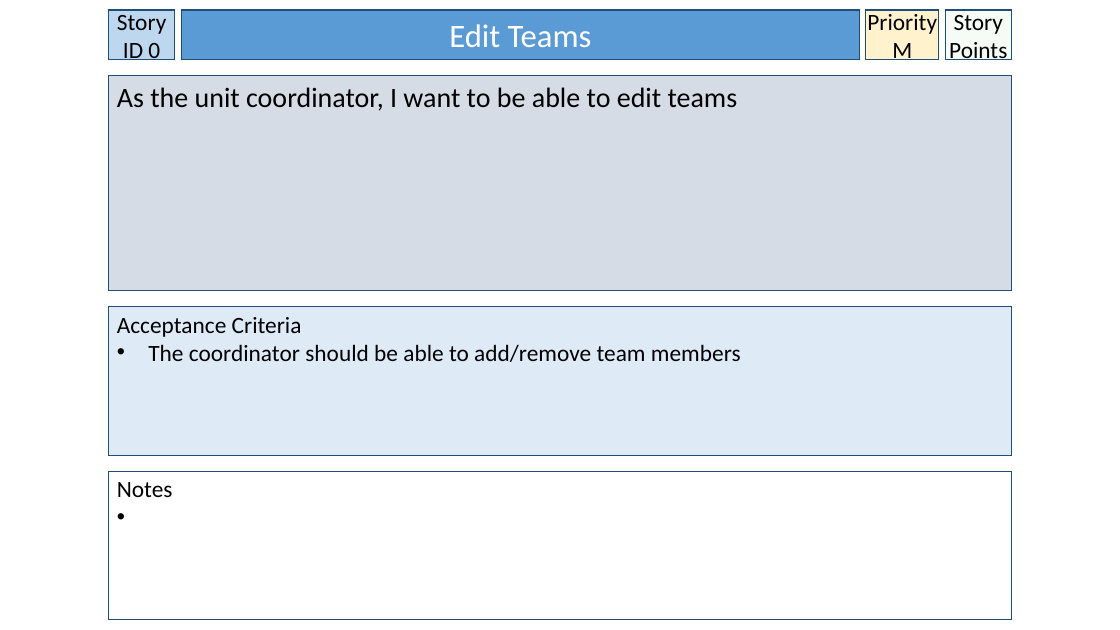
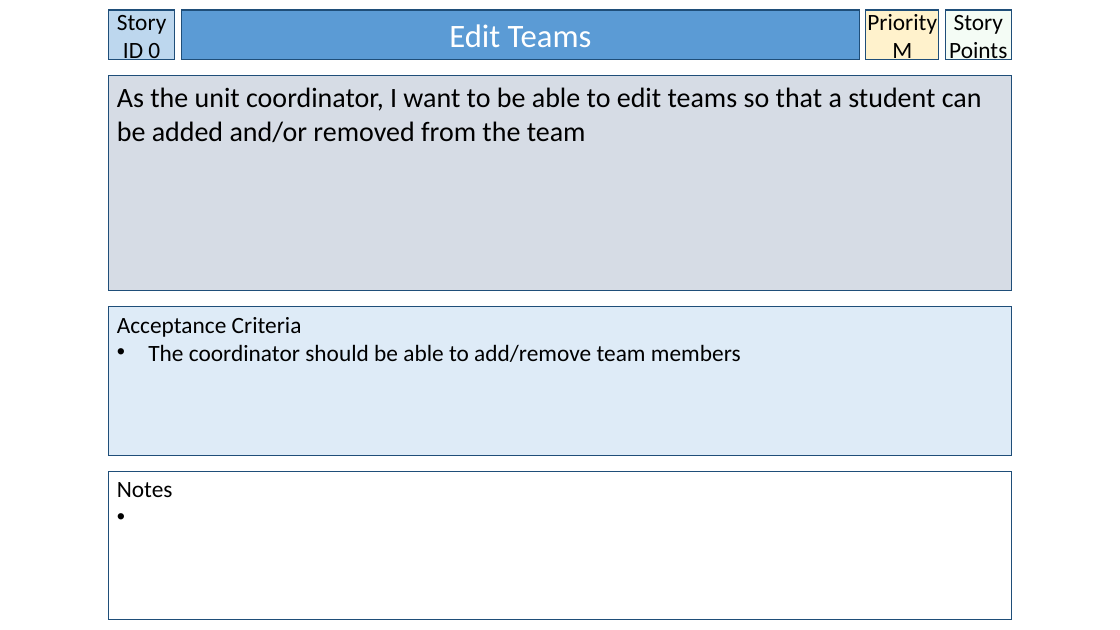
Before and after one commit to BrissyKim/group14, a slide deck: slide 6 of User_story/Yoon User Stories.pptx. Drawn at 1120x630 pixels with LibreOffice and Linux fonts; fonts in the diff are those of the drawing. Boxes give left, top, right and bottom in pixels: in the first picture for what was removed or moved away, otherwise in the second. Text is boxed around its words. In the diff, an @@ line names an element or a change of style, - is before the commit and + after.

```diff
--- a/User_story/Yoon User Stories.pptx
+++ b/User_story/Yoon User Stories.pptx
@@ text in rectangle at box(117, 87, 982, 142): text changed @@
-As the unit coordinator, I want to be able to edit teams
+As the unit coordinator, I want to be able to edit teams so that a student can be added and/or removed from the team
```
Also in this commit, not shown: 11 other slides changed, 2 slides added.
